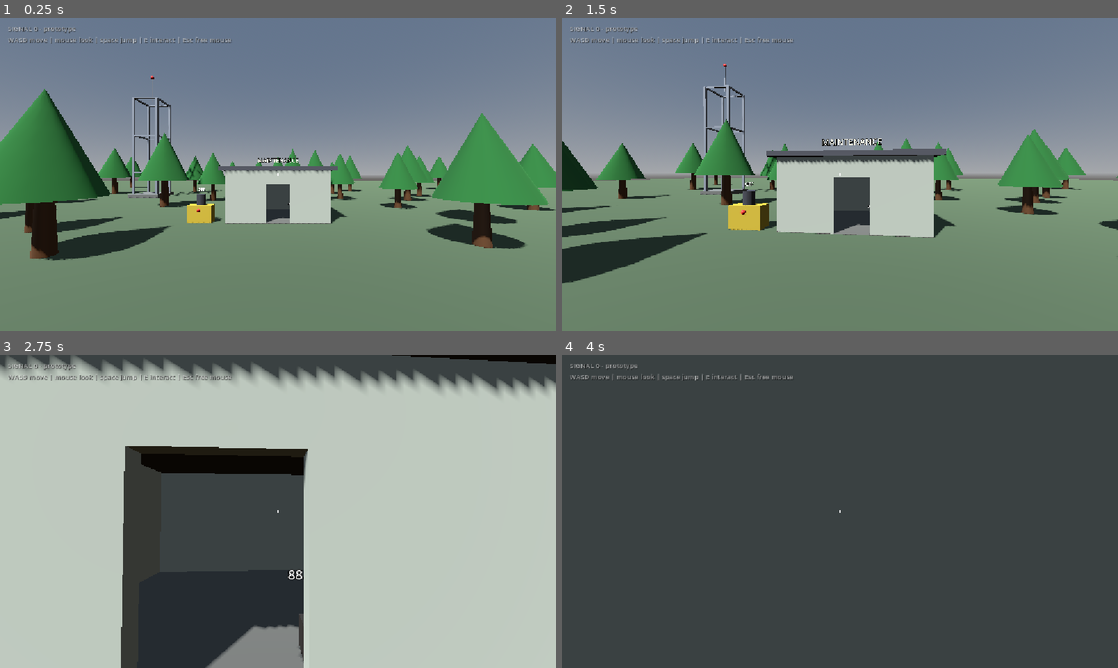
Above: before the commit, frames 1-4 (two rows, left to right).
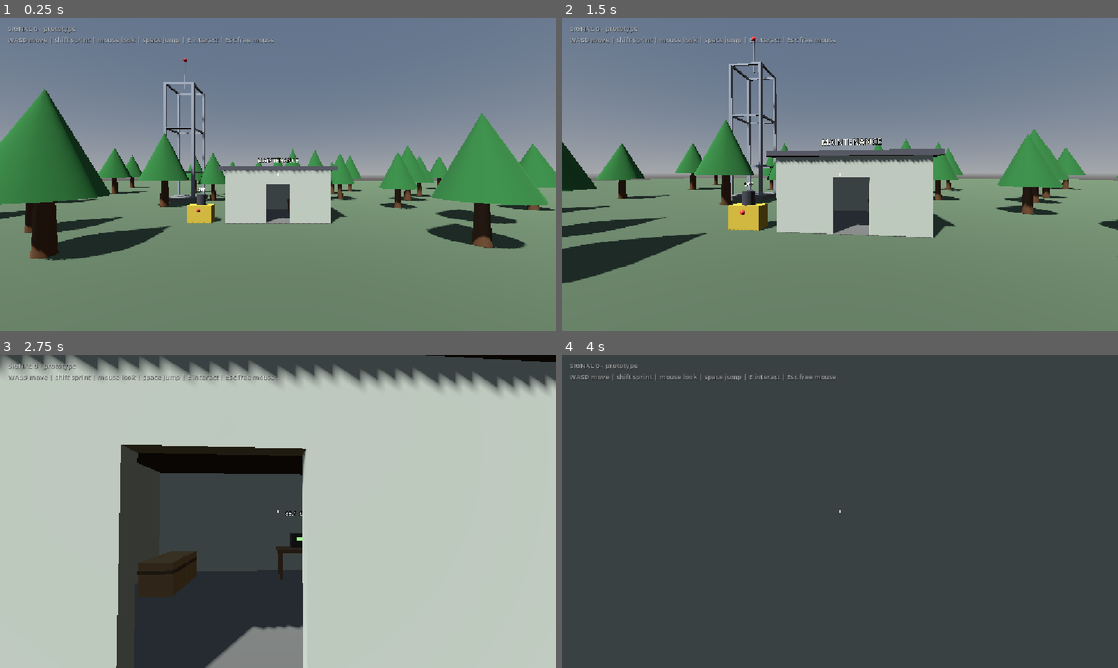
Above: after the commit, the same moments.

Repository: juustohamppari9/Signal-0
Game: Godot game, scene res://scenes/main.tscn
The game is run twice, just before and just after one commit, with the same random seed, the same clock (stepped at 60 frames per second) and the same inputs.
Inputs (mouse positions are in pixels of both pictures, inside the frame that each line leads up to):
- Up to frame 1 (0.25 s): no input
- Up to frame 2 (1.5 s): move the mouse to (867, 174) at 0.52 s; hold E (interact) 0.53-1.28 s; hold W (move_forward) from 0.53 s (still down); tap Space (jump) at 0.77, 1.07 s; tap Shift (sprint, bound only after the commit) at 0.8, 1.35 s; move the mouse to (812, 174) at 1.27 s
- Up to frame 3 (2.75 s): keep holding W (move_forward); tap Space (jump) at 1.52, 1.55, 1.82, 2.1 s; move the mouse to (289, 505) at 2.02 s; hold E (interact) from 2.03 s (still down)
- Up to frame 4 (4 s): keep holding W (move_forward); move the mouse to (834, 517) at 2.77 s; release E (interact) at 2.78 s; tap E (interact) at 2.85 s; tap Space (jump) at 3.02, 3.32, 3.77, 3.8 s; tap Shift (sprint, bound only after the commit) at 3.05 s; move the mouse to (878, 514) at 3.52 s; hold Shift (sprint, bound only after the commit) from 3.53 s (still down)

The runs differ from the first frame. In frame 1, 1.7% of the frame differs, in the area x 9-53%, y 6-62%; in frame 2, 2.5%; in frame 3, 3.5%, in the area x 0-100%, y 0-100%; in frame 4, 0.3%.

Commit message:
Add sprint, table and crates, move tower next to the building

Diff:
--- a/node_3d.tscn
+++ /dev/null
@@ -1,3 +0,0 @@
-[gd_scene format=3 uid="uid://csd7beqh5vchl"]
-
-[node name="Node3D" type="Node3D" unique_id=1682245948]
--- a/project.godot
+++ b/project.godot
@@ -52,6 +52,11 @@
 "events": [Object(InputEventKey,"resource_local_to_scene":false,"resource_name":"","device":-1,"window_id":0,"alt_press …(190 unchanged characters)…
 ]
 }
+sprint={
+"deadzone": 0.5,
+"events": [Object(InputEventKey,"resource_local_to_scene":false,"resource_name":"","device":-1,"window_id":0,"alt_pressed":false,"shift_pressed":false,"ctrl_pressed":false,"meta_pressed":false,"pressed":false,"keycode":0,"physical_keycode":4194325,"key_label":0,"unicode":0,"location":0,"echo":false,"script":null)
+]
+}
 
 [physics]
 
--- a/scenes/hud.tscn
+++ b/scenes/hud.tscn
@@ -51,4 +51,4 @@
 theme_override_constants/shadow_offset_x = 1
 theme_override_constants/shadow_offset_y = 1
 theme_override_font_sizes/font_size = 14
-text = "SIGNAL 0 - prototype\nWASD move | mouse look | space jump | E interact | Esc free mouse"
+text = "SIGNAL 0 - prototype\nWASD move | shift sprint | mouse look | space jump | E interact | Esc free mouse"
--- a/scenes/main.tscn
+++ b/scenes/main.tscn
@@ -7,6 +7,8 @@
 [ext_resource type="PackedScene" path="res://scenes/props/maintenance_building.tscn" id="5_building"]
 [ext_resource type="PackedScene" path="res://scenes/props/generator.tscn" id="6_generator"]
 [ext_resource type="PackedScene" path="res://scenes/props/radio.tscn" id="7_radio"]
+[ext_resource type="PackedScene" path="res://scenes/props/table.tscn" id="8_table"]
+[ext_resource type="PackedScene" path="res://scenes/props/crate.tscn" id="9_crate"]
 
 [sub_resource type="ProceduralSkyMaterial" id="SkyMaterial"]
 sky_horizon_color = Color(0.64625, 0.65575, 0.67075, 1)
@@ -58,7 +60,7 @@
 [node name="Site" type="Node3D" parent="."]
 
 [node name="RadioTower" parent="Site" instance=ExtResource("4_tower")]
-position = Vector3(-16, 0, -12)
+position = Vector3(-10, 0, -8)
 
 [node name="Building" parent="Site" instance=ExtResource("5_building")]
 position = Vector3(0, -0.18, 0)
@@ -66,8 +68,17 @@
 [node name="Generator" parent="Site" instance=ExtResource("6_generator")]
 position = Vector3(-4.5, 0, 2)
 
+[node name="Table" parent="Site" instance=ExtResource("8_table")]
+position = Vector3(1.4, 0.02, -1.6)
+
 [node name="Radio" parent="Site" instance=ExtResource("7_radio")]
-position = Vector3(1.1, 0.02, 1.6)
+position = Vector3(1.4, 0.82, -1.6)
+
+[node name="Crate01" parent="Site" instance=ExtResource("9_crate")]
+position = Vector3(-1.9, 0.02, -1.5)
+
+[node name="Crate02" parent="Site" instance=ExtResource("9_crate")]
+position = Vector3(-1.9, 0.02, -0.7)
 
 [node name="Forest" type="Node3D" parent="."]
 
--- /dev/null
+++ b/scenes/props/crate.tscn
@@ -0,0 +1,34 @@
+[gd_scene load_steps=6 format=3]
+
+[sub_resource type="StandardMaterial3D" id="mat_crate"]
+albedo_color = Color(0.55, 0.42, 0.25, 1)
+roughness = 1.0
+
+[sub_resource type="StandardMaterial3D" id="mat_band"]
+albedo_color = Color(0.34, 0.25, 0.15, 1)
+roughness = 1.0
+
+[sub_resource type="BoxMesh" id="mesh_body"]
+material = SubResource("mat_crate")
+size = Vector3(0.7, 0.7, 0.7)
+
+[sub_resource type="BoxMesh" id="mesh_band"]
+material = SubResource("mat_band")
+size = Vector3(0.72, 0.08, 0.72)
+
+[sub_resource type="BoxShape3D" id="shape_crate"]
+size = Vector3(0.7, 0.7, 0.7)
+
+[node name="Crate" type="StaticBody3D"]
+
+[node name="CollisionShape3D" type="CollisionShape3D" parent="."]
+position = Vector3(0, 0.35, 0)
+shape = SubResource("shape_crate")
+
+[node name="Body" type="MeshInstance3D" parent="."]
+position = Vector3(0, 0.35, 0)
+mesh = SubResource("mesh_body")
+
+[node name="Band" type="MeshInstance3D" parent="."]
+position = Vector3(0, 0.5, 0)
+mesh = SubResource("mesh_band")
--- /dev/null
+++ b/scenes/props/table.tscn
@@ -0,0 +1,42 @@
+[gd_scene load_steps=5 format=3]
+
+[sub_resource type="StandardMaterial3D" id="mat_wood"]
+albedo_color = Color(0.42, 0.3, 0.18, 1)
+roughness = 1.0
+
+[sub_resource type="BoxMesh" id="mesh_top"]
+material = SubResource("mat_wood")
+size = Vector3(1.4, 0.08, 0.7)
+
+[sub_resource type="BoxMesh" id="mesh_leg"]
+material = SubResource("mat_wood")
+size = Vector3(0.08, 0.72, 0.08)
+
+[sub_resource type="BoxShape3D" id="shape_table"]
+size = Vector3(1.4, 0.8, 0.7)
+
+[node name="Table" type="StaticBody3D"]
+
+[node name="CollisionShape3D" type="CollisionShape3D" parent="."]
+position = Vector3(0, 0.4, 0)
+shape = SubResource("shape_table")
+
+[node name="Top" type="MeshInstance3D" parent="."]
+position = Vector3(0, 0.76, 0)
+mesh = SubResource("mesh_top")
+
+[node name="LegFL" type="MeshInstance3D" parent="."]
+position = Vector3(-0.6, 0.36, 0.28)
+mesh = SubResource("mesh_leg")
+
+[node name="LegFR" type="MeshInstance3D" parent="."]
+position = Vector3(0.6, 0.36, 0.28)
+mesh = SubResource("mesh_leg")
+
+[node name="LegBL" type="MeshInstance3D" parent="."]
+position = Vector3(-0.6, 0.36, -0.28)
+mesh = SubResource("mesh_leg")
+
+[node name="LegBR" type="MeshInstance3D" parent="."]
+position = Vector3(0.6, 0.36, -0.28)
+mesh = SubResource("mesh_leg")
--- a/scripts/player.gd
+++ b/scripts/player.gd
@@ -3,12 +3,14 @@
 ##
 ## Controls (defined in Project Settings > Input Map):
 ##   WASD        - move
+##   Shift       - sprint
 ##   Mouse       - look
 ##   Space       - jump
 ##   E           - interact with whatever is under the crosshair
 ##   Esc / Click - release / capture the mouse
 
 @export var move_speed: float = 5.0
+@export var sprint_multiplier: float = 1.8
 @export var jump_velocity: float = 4.5
 @export var mouse_sensitivity: float = 0.0022
 @export var interact_distance: float = 3.0
@@ -68,8 +70,12 @@
 	var input := Input.get_vector("move_left", "move_right", "move_forward", "move_back")
 	var direction := (transform.basis * Vector3(input.x, 0.0, input.y)).normalized()
 
+	var speed := move_speed
+	if Input.is_action_pressed("sprint"):
+		speed *= sprint_multiplier
+
 	var acceleration := ACCELERATION if is_on_floor() else AIR_ACCELERATION
-	var target := direction * move_speed
+	var target := direction * speed
 	velocity.x = move_toward(velocity.x, target.x, acceleration * delta)
 	velocity.z = move_toward(velocity.z, target.z, acceleration * delta)
 
Not shown: 1 places in scenes/main.tscn that only renumber resources
Not shown, changed: README.md
